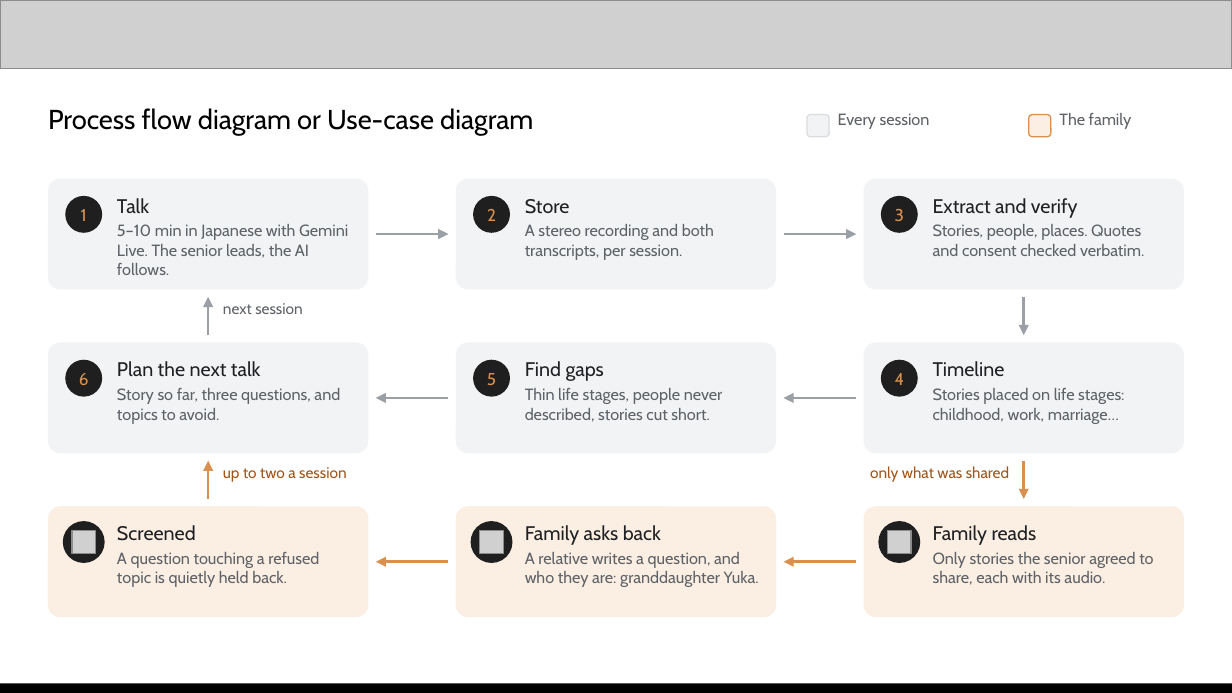
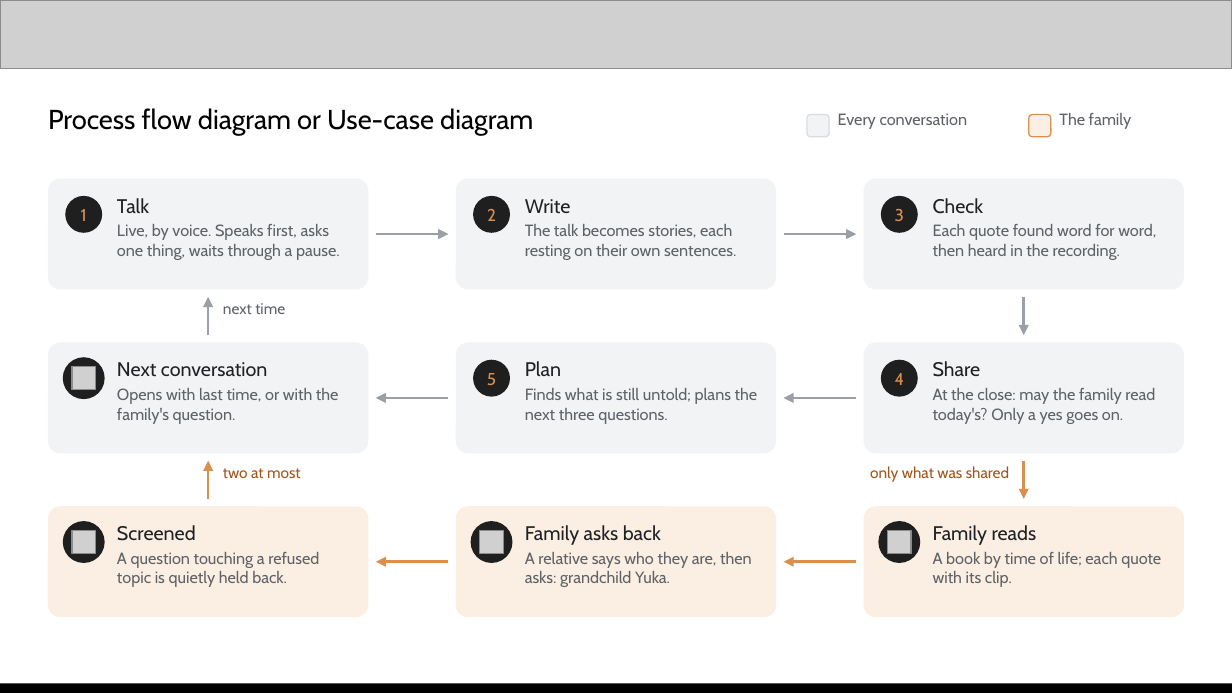
Before and after one commit to kaseovo/kataribe, a slide deck: slide 5 of docs/demo/kataribe-pitch-deck.pptx. Drawn at 1232x693 pixels with LibreOffice and Linux fonts; fonts in the diff are those of the drawing; grey boxes stand for pictures. Boxes give left, top, right and bottom in pixels: in the first picture for what was removed or moved away, otherwise in the second. Text is boxed around its words. In the diff, an @@ line names an element or a change of style, - is before the commit and + after.

```diff
--- a/docs/demo/kataribe-pitch-deck.pptx
+++ b/docs/demo/kataribe-pitch-deck.pptx
@@ text at (838,113,968,129): text changed @@
-Every session
+Every conversation
@@ text at (525,199,736,260): text changed @@
-Store
-A stereo recording and both transcripts, per session.
+Write
+The talk becomes stories, each resting on their own sentences.
@@ text at (933,198,1156,260): text changed @@
-Extract and verify
-Stories, people, places. Quotes and consent checked verbatim.
+Check
+Each quote found word for word, then heard in the recording.
@@ text at (117,224,340,260): text changed @@
-5–10 min in Japanese with Gemini Live. The senior leads, the AI follows.
+Live, by voice. Speaks first, asks one thing, waits through a pause.
@@ text at (223,303,285,314): text changed @@
-next session
+next time
@@ ellipse added at (63,357,105,399), fill #1F1F1F @@
@@ ellipse removed at (65,360,102,397) @@
-6
@@ picture added at (71,366,95,389) @@
@@ text at (117,362,339,424): text changed @@
-Plan the next talk
-Story so far, three questions, and topics to avoid.
+Next conversation
+Opens with last time, or with the family's question.
@@ text at (525,361,758,424): text changed @@
-Find gaps
-Thin life stages, people never described, stories cut short.
+Plan
+Finds what is still untold; plans the next three questions.
@@ text at (933,361,1155,424): text changed @@
-Timeline
-Stories placed on life stages: childhood, work, marriage…
+Share
+At the close: may the family read today's? Only a yes goes on.
@@ text at (223,468,301,478): text changed @@
-up to two a session
+two at most
@@ text at (525,552,752,587): text changed @@
-A relative writes a question, and who they are: granddaughter Yuka.
+A relative says who they are, then asks: grandchild Yuka.
@@ text at (933,552,1161,587): text changed @@
-Only stories the senior agreed to share, each with its audio.
+A book by time of life; each quote with its clip.
```
Also in this commit, not shown: 12 other slides changed, 9 other files.
